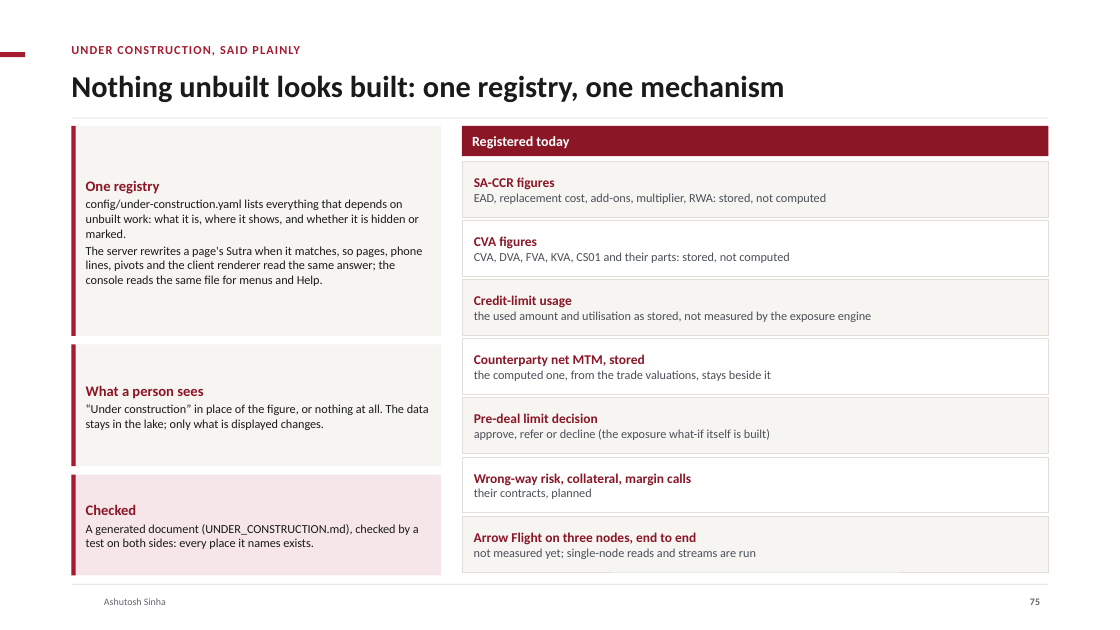
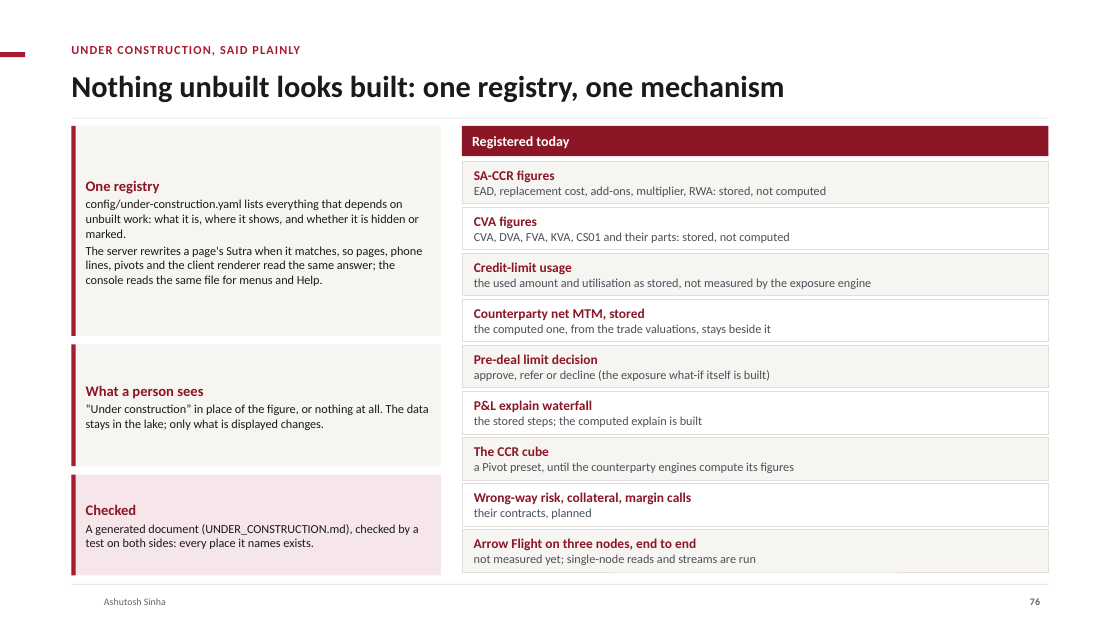
Before and after one commit to ajsinha/drishti, a slide deck: slide 76 of docs/publications/Drishti-Design-and-Evidence.pptx (slide 75 before the commit). Drawn at 1120x630 pixels with LibreOffice and Linux fonts; fonts in the diff are those of the drawing; background and template pictures are left out. Boxes give left, top, right and bottom in pixels: in the first picture for what was removed or moved away, otherwise in the second. Text is boxed around its words. In the diff, an @@ line names an element or a change of style, - is before the commit and + after.

```diff
--- a/docs/publications/Drishti-Design-and-Evidence.pptx
+++ b/docs/publications/Drishti-Design-and-Evidence.pptx
@@ rectangle: place and size @@
-rectangle at (462,161,1049,217)
+rectangle at (462,161,1049,204)
@@ text "SA-CCR figures": place and size @@
-text "SA-CCR figures" at (474,177,826,204)
+text "SA-CCR figures" at (474,170,826,197)
@@ rectangle: place and size @@
-rectangle at (462,220,1049,276)
+rectangle at (462,208,1049,250)
@@ text "CVA figures": place and size @@
-text "CVA figures" at (474,236,789,263)
+text "CVA figures" at (474,216,789,243)
@@ rectangle: place and size @@
-rectangle at (462,280,1049,335)
+rectangle at (462,254,1049,297)
@@ text "Credit-limit usage": place and size @@
-text "Credit-limit usage" at (474,295,871,322)
+text "Credit-limit usage" at (474,262,871,289)
@@ rectangle: place and size @@
-rectangle at (462,339,1049,394)
+rectangle at (462,299,1049,342)
@@ text "Counterparty net MTM, stored": place and size @@
-text "Counterparty net MTM, stored" at (474,354,771,381)
+text "Counterparty net MTM, stored" at (474,308,771,335)
@@ rectangle: place and size @@
-rectangle at (462,398,1049,454)
+rectangle at (462,345,1049,388)
@@ text "Pre-deal limit decision": place and size @@
-text "Pre-deal limit decision" at (474,413,770,440)
+text "Pre-deal limit decision" at (474,354,770,381)
@@ rectangle: place and size @@
-rectangle at (462,457,1049,513)
+rectangle at (462,392,1049,434)
@@ text added at (474,400,702,427), 10.5 pt, text #4A5058 @@
+P&L explain waterfall
+the stored steps; the computed explain is built
@@ rectangle: place and size @@
-rectangle at (462,517,1049,572)
+rectangle at (462,438,1049,481)
@@ text added at (474,446,794,473), 10.5 pt, text #4A5058 @@
+The CCR cube
+a Pivot preset, until the counterparty engines compute its figures
@@ rectangle added at (462,483,1049,526), fill #FFFFFF, outline #E3DED7 0.75 pt @@
@@ text "Wrong-way risk, collateral, margin calls": place and size @@
-text "Wrong-way risk, collateral, margin calls" at (474,473,691,499)
+text "Wrong-way risk, collateral, margin calls" at (474,492,691,519)
@@ rectangle added at (462,529,1049,572), fill #F7F5F2, outline #E3DED7 0.75 pt @@
@@ text "Arrow Flight on three nodes, ...": place and size @@
-text "Arrow Flight on three nodes, ..." at (474,532,756,559)
+text "Arrow Flight on three nodes, ..." at (474,538,756,565)
```
Also in this commit, not shown: 12 other slides changed, 2 slides added, 3 other files.
